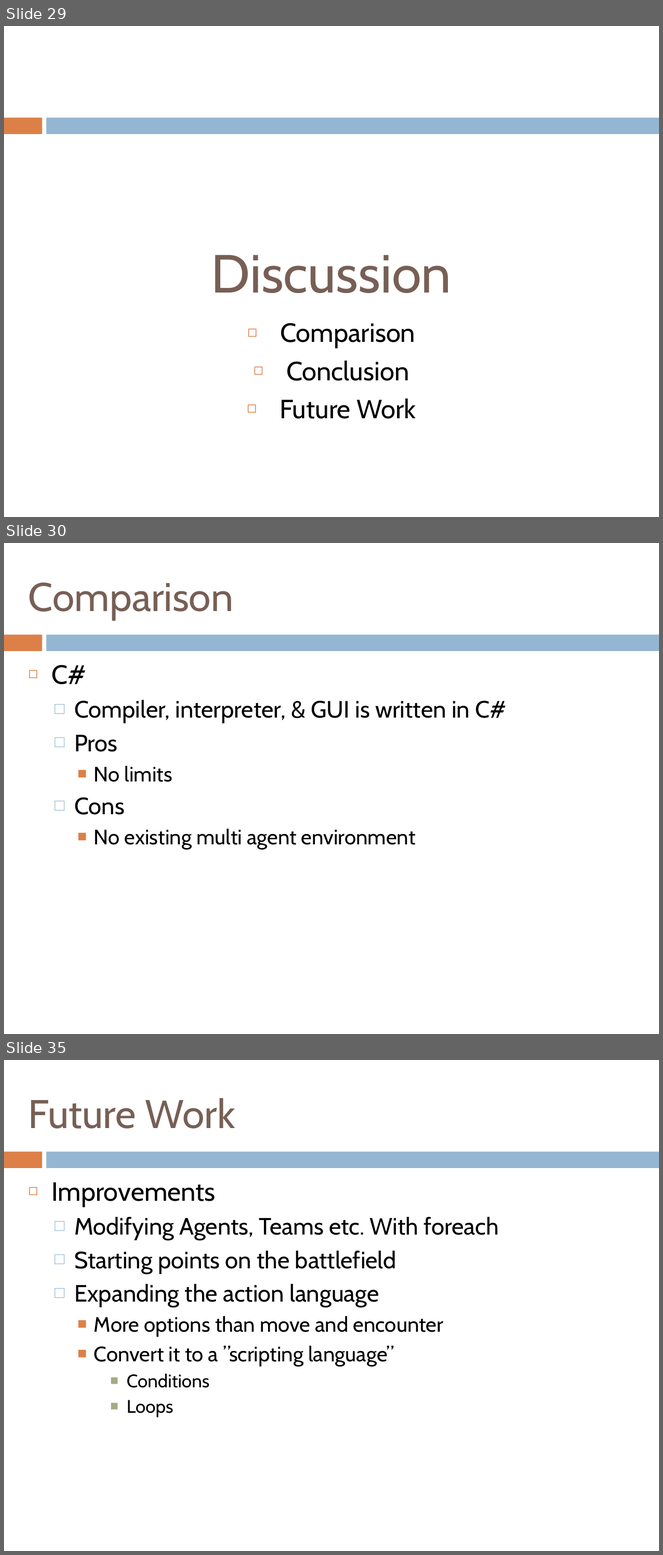
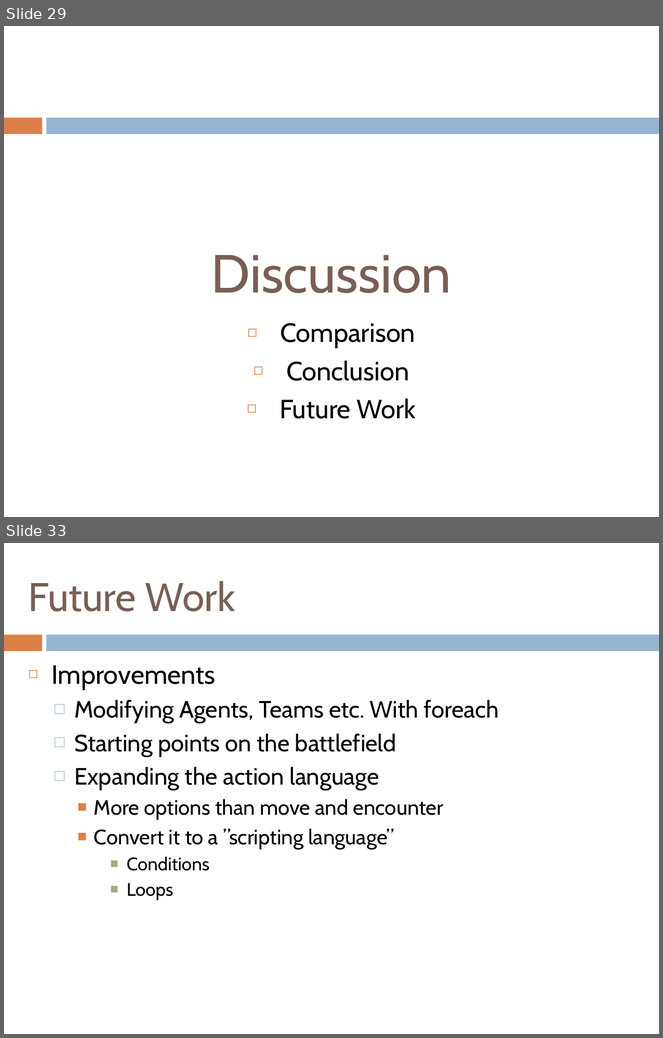
Before and after one commit to henrikklarup/sw402a, a slide deck: Project/præsentation/lasse.pptx. Shown one above the other, each under a label of ours: slides 29, 30 and 35 before the commit, slides 29 and 33 after it; the slides between them are not shown. The pictures are 663x1555 and 663x1038 pixels, drawn with LibreOffice and Linux fonts; fonts in the diff are those of the drawing. Boxes give left, top, right and bottom in pixels: in the first picture for what was removed or moved away, otherwise in the second. Text is boxed around its words. In the diff, an @@ line names an element or a change of style, - is before the commit and + after.

```diff
--- a/Project/præsentation/lasse.pptx
+++ b/Project/præsentation/lasse.pptx
@@ slide 30 removed at (x1=4, y1=543, x2=659, y2=1034), background #FFFFFF; not listed: 2 template elements that a slide beside it also shows @@
@@ title removed at (x1=28, y1=583, x2=233, y2=620) @@
-Comparison
@@ text removed at (x1=51, y1=665, x2=506, y2=849) @@
-◻ C#
-  □ Compiler, interpreter, & GUI is written in C#
-  □ Pros
-    ■ No limits
-  □ Cons
-    ■ No existing multi agent environment
@@ what was slide 35 is now slide 33 @@
```
Also in this commit, not shown: 3 slides changed, 1 slide added, 2 other slides removed.
